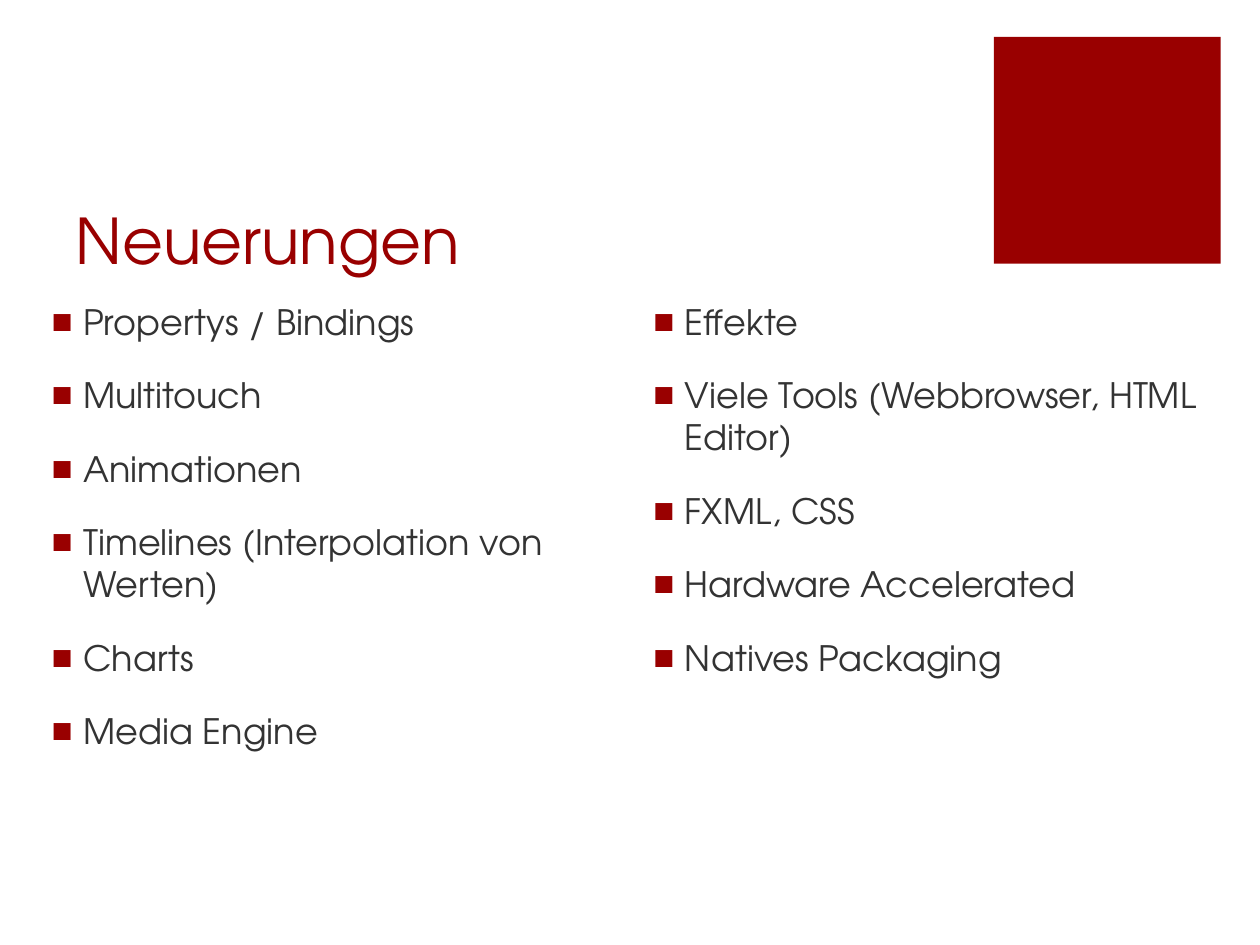
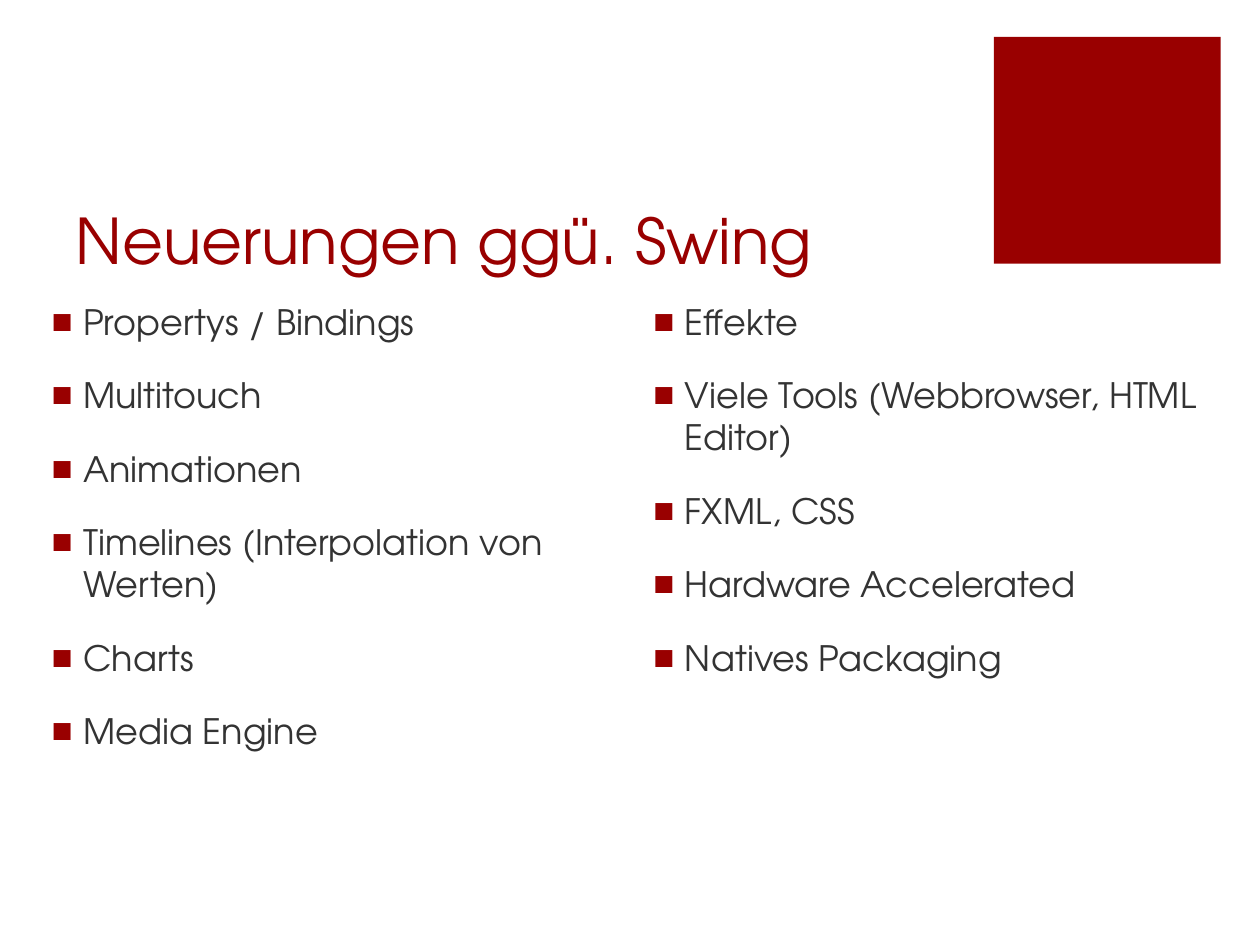
Before and after one commit to Morkunas/jfxusergroup, a slide deck: slide 5 of JavaFX-UserGroup.pptx. Drawn at 1260x945 pixels with LibreOffice and Linux fonts; fonts in the diff are those of the drawing; background and template pictures are left out. Boxes give left, top, right and bottom in pixels: in the first picture for what was removed or moved away, otherwise in the second. Text is boxed around its words. In the diff, an @@ line names an element or a change of style, - is before the commit and + after.

```diff
--- a/JavaFX-UserGroup.pptx
+++ b/JavaFX-UserGroup.pptx
@@ title at (76, 216, 812, 278): text changed @@
-Neuerungen
+Neuerungen ggü. Swing
```
Also in this commit, not shown: 1 other slide changed, 18 other files.
